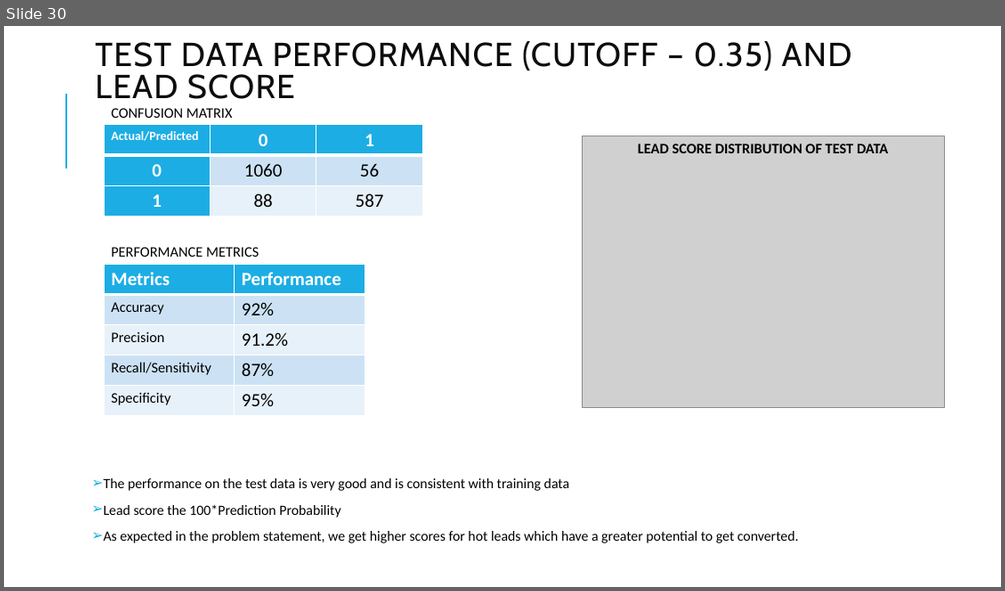
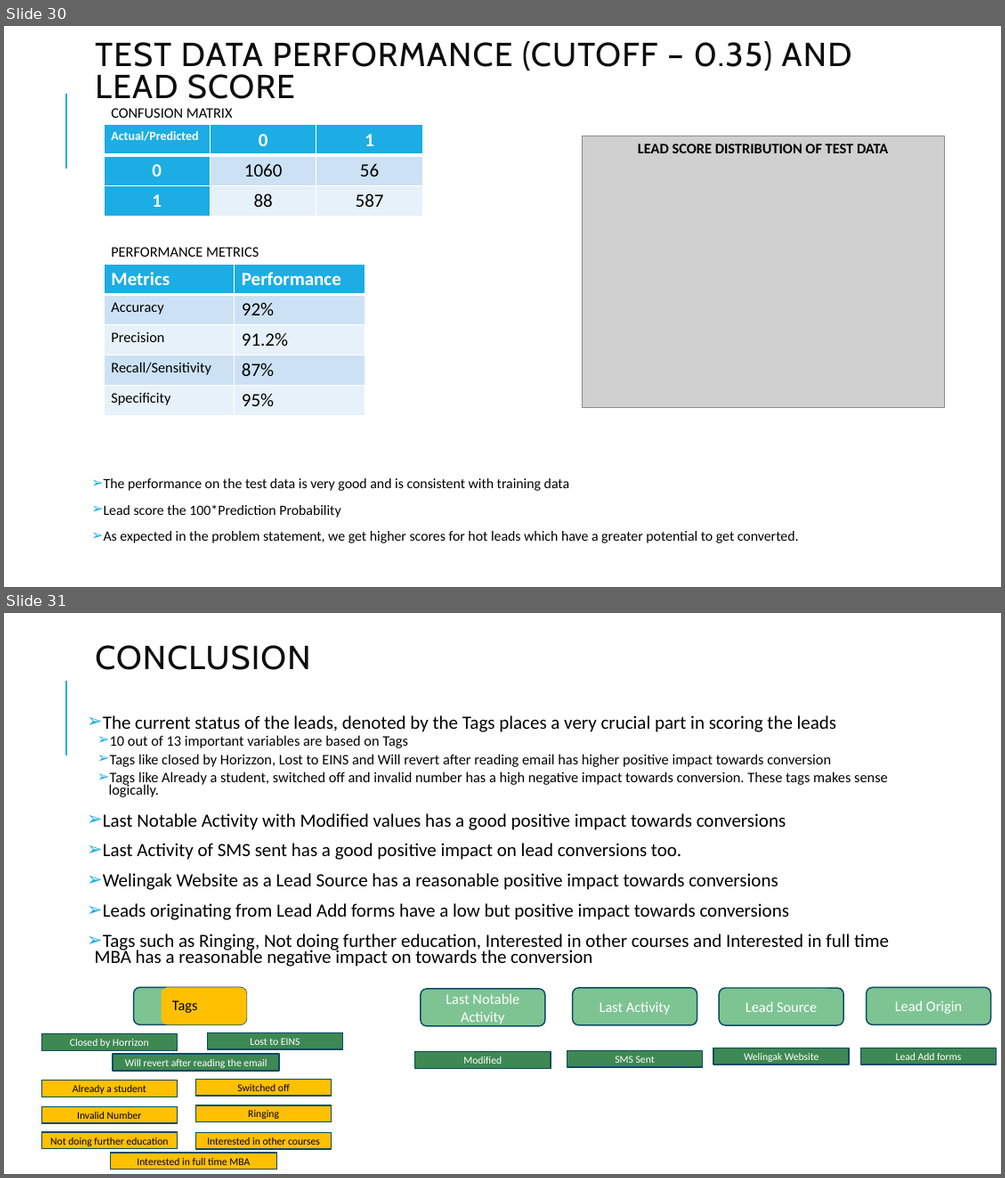
Before and after one commit to zaskap/upgrad_lead_scoring_assignment, a slide deck: Lead Scoring Assignment.pptx. Shown one above the other, each under a label of ours: slide 30 before the commit, slides 30 and 31 after it. The pictures are 1005x591 and 1005x1178 pixels, drawn with LibreOffice and Linux fonts; fonts in the diff are those of the drawing; grey boxes stand for pictures. Boxes give left, top, right and bottom in pixels: in the first picture for what was removed or moved away, otherwise in the second. Text is boxed around its words. In the diff, an @@ line names an element or a change of style, - is before the commit and + after.

Commit message:
Added Conclusions on the ppt and created a PDF version of the same

```diff
--- a/Lead Scoring Assignment.pptx
+++ b/Lead Scoring Assignment.pptx
@@ slide 31 added at (4,613,1001,1174), background #FFFFFF; not listed: 1 template element that a slide beside it also shows @@
@@ text added at (95,645,310,670), 32 pt, text #0D0D0D @@
+CONCLUSION
@@ text added at (95,715,889,966), 18 pt, text #000000 @@
+➢ The current status of the leads, denoted by the Tags places a very crucial part in scoring the leads
+  ➢ 10 out of 13 important variables are based on Tags
+  ➢ Tags like closed by Horizzon, Lost to EINS and Will revert after reading email has higher positive impact towards conversion
+  ➢ Tags like Already a student, switched off and invalid number has a high negative impact towards conversion. These tags makes sense logically.
+➢ Last Notable Activity with Modified values has a good positive impact towards conversions
+➢ Last Activity of SMS sent has a good positive impact on lead conversions too.
+➢ Welingak Website as a Lead Source has a reasonable positive impact towards conversions
+➢ Leads originating from Lead Add forms have a low but positive impact towards conversions
+➢ Tags such as Ringing, Not doing further education, Interested in other courses and Interested in full time MBA has a reasonable negative impact on towards the conversion
@@ rounded rectangle added at (133,988,246,1025), fill #7EC492, outline #0C4C64 1.25 pt @@
@@ rounded rectangle added at (161,988,246,1025), fill #FFC000 @@
@@ text added at (172,1000,198,1013), 14 pt, text #000000 @@
+Tags
@@ rounded rectangle added at (421,989,545,1026), fill #7EC492, outline #0C4C64 1.25 pt, 14 pt, text #FFFFFF @@
+Last Notable Activity
@@ rounded rectangle added at (573,988,697,1025), fill #7EC492, outline #0C4C64 1.25 pt, 14 pt, text #FFFFFF @@
+Last Activity
@@ rounded rectangle added at (719,988,844,1025), fill #7EC492, outline #0C4C64 1.25 pt, 14 pt, text #FFFFFF @@
+Lead Source
@@ rounded rectangle added at (866,988,991,1025), fill #7EC492, outline #0C4C64 1.25 pt, 14 pt, text #FFFFFF @@
+Lead Origin
@@ rectangle added at (41,1034,177,1051), fill #3E8853, outline #0C4C64 1.25 pt, 10 pt, text #FFFFFF @@
+Closed by Horrizon
@@ rectangle added at (208,1032,343,1049), fill #3E8853, outline #0C4C64 1.25 pt, 10 pt, text #FFFFFF @@
+Lost to EINS
@@ rectangle added at (113,1054,279,1070), fill #3E8853, outline #0C4C64 1.25 pt, 10 pt, text #FFFFFF @@
+Will revert after reading the email
@@ rectangle added at (415,1052,550,1069), fill #3E8853, outline #0C4C64 1.25 pt, 10 pt, text #FFFFFF @@
+Modified
@@ rectangle added at (567,1051,703,1067), fill #3E8853, outline #0C4C64 1.25 pt, 10 pt, text #FFFFFF @@
+SMS Sent
@@ rectangle added at (713,1048,849,1064), fill #3E8853, outline #0C4C64 1.25 pt, 10 pt, text #FFFFFF @@
+Welingak Website
@@ rectangle added at (861,1048,996,1064), fill #3E8853, outline #0C4C64 1.25 pt, 10 pt, text #FFFFFF @@
+Lead Add forms
@@ rectangle added at (41,1080,177,1097), fill #FFC000, outline #0C4C64 1.25 pt, 10 pt, text #000000 @@
+Already a student
@@ rectangle added at (196,1078,332,1095), fill #FFC000, outline #0C4C64 1.25 pt, 10 pt, text #000000 @@
+Switched off
@@ rectangle added at (41,1107,177,1123), fill #FFC000, outline #0C4C64 1.25 pt, 10 pt, text #000000 @@
+Invalid Number
@@ rectangle added at (196,1105,332,1121), fill #FFC000, outline #0C4C64 1.25 pt, 10 pt, text #000000 @@
+Ringing
@@ rectangle added at (41,1132,177,1149), fill #FFC000, outline #0C4C64 1.25 pt, 10 pt, text #000000 @@
+Not doing further education
@@ rectangle added at (196,1133,332,1149), fill #FFC000, outline #0C4C64 1.25 pt, 10 pt, text #000000 @@
+Interested in other courses
@@ rectangle added at (110,1153,277,1169), fill #FFC000, outline #0C4C64 1.25 pt, 10 pt, text #000000 @@
+Interested in full time MBA
```
Also in this commit, not shown: 1 slide removed, 1 other file.
